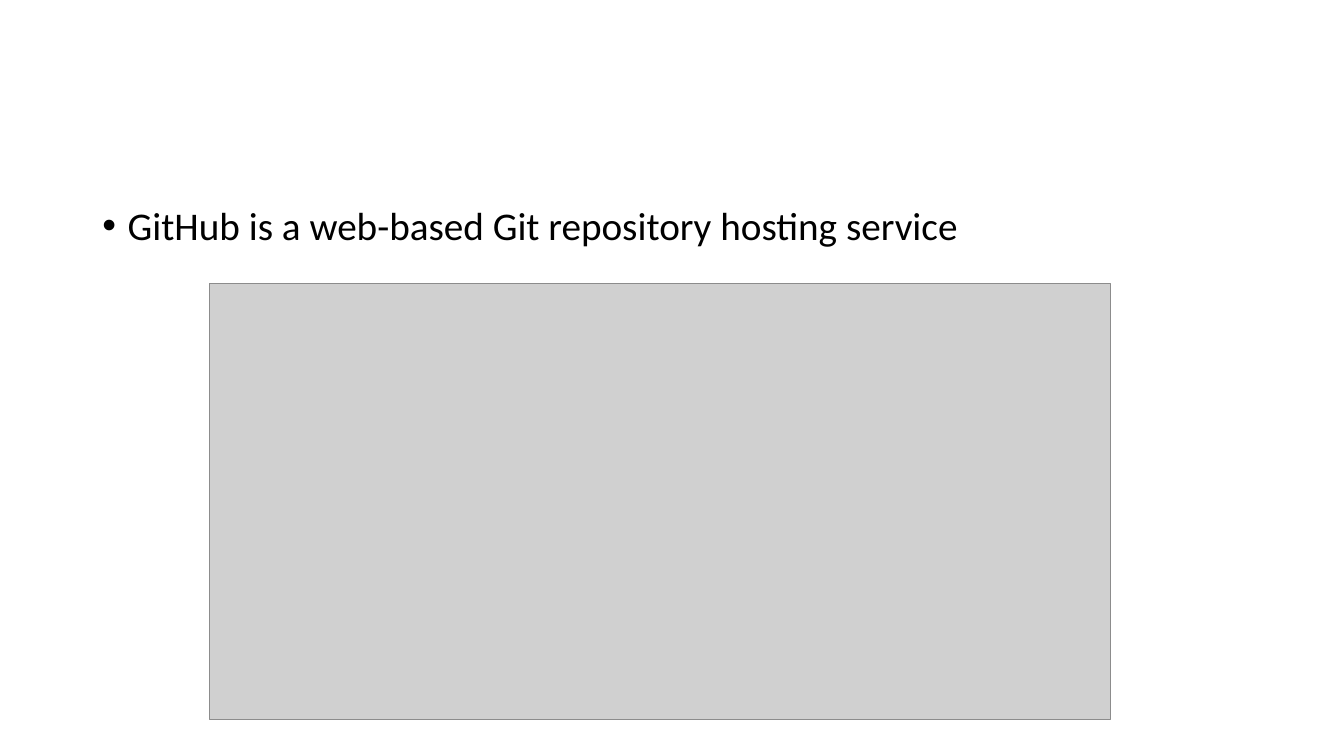
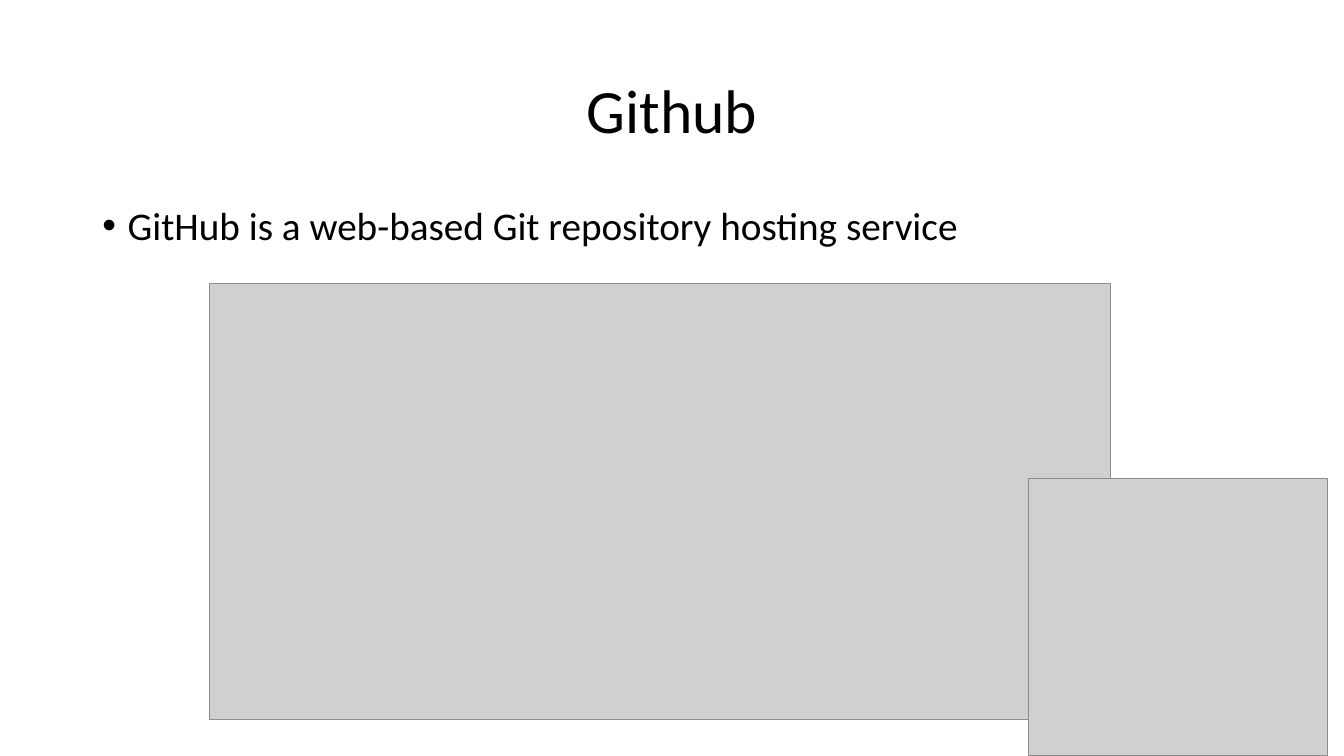
Before and after one commit to ronyelkahfi/github-presentation, a slide deck: slide 26 of introduce GIT.pptx (slide 20 before the commit). Drawn at 1344x756 pixels with LibreOffice and Linux fonts; fonts in the diff are those of the drawing; grey boxes stand for pictures. Boxes give left, top, right and bottom in pixels: in the first picture for what was removed or moved away, otherwise in the second. Text is boxed around its words. In the diff, an @@ line names an element or a change of style, - is before the commit and + after.

```diff
--- a/introduce GIT.pptx
+++ b/introduce GIT.pptx
@@ title added at (587,90,758,134), 44 pt, text #000000 @@
+Github
@@ picture added at (1028,479,1328,756) @@
```
Also in this commit, not shown: 12 other slides changed, 10 slides added, 4 slides removed.
